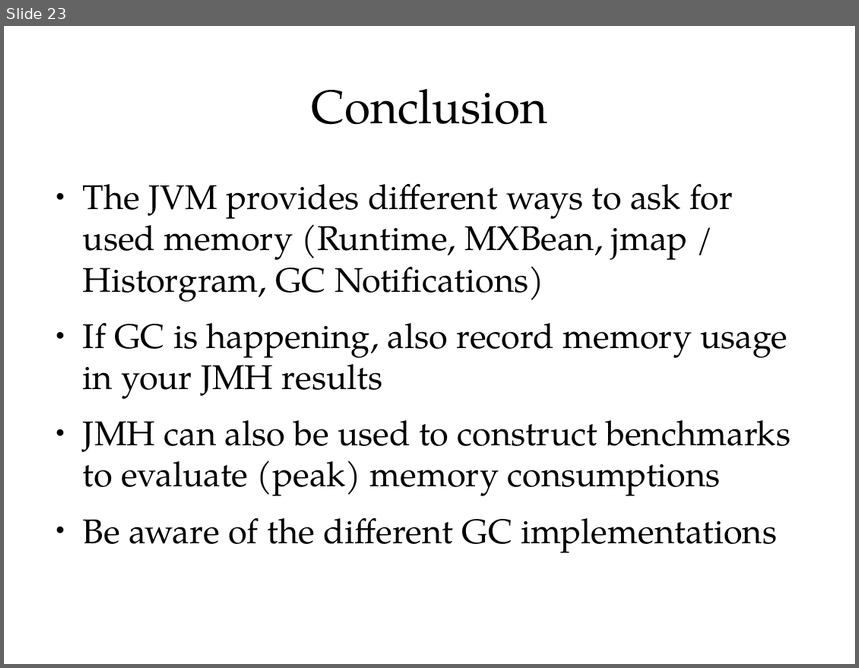
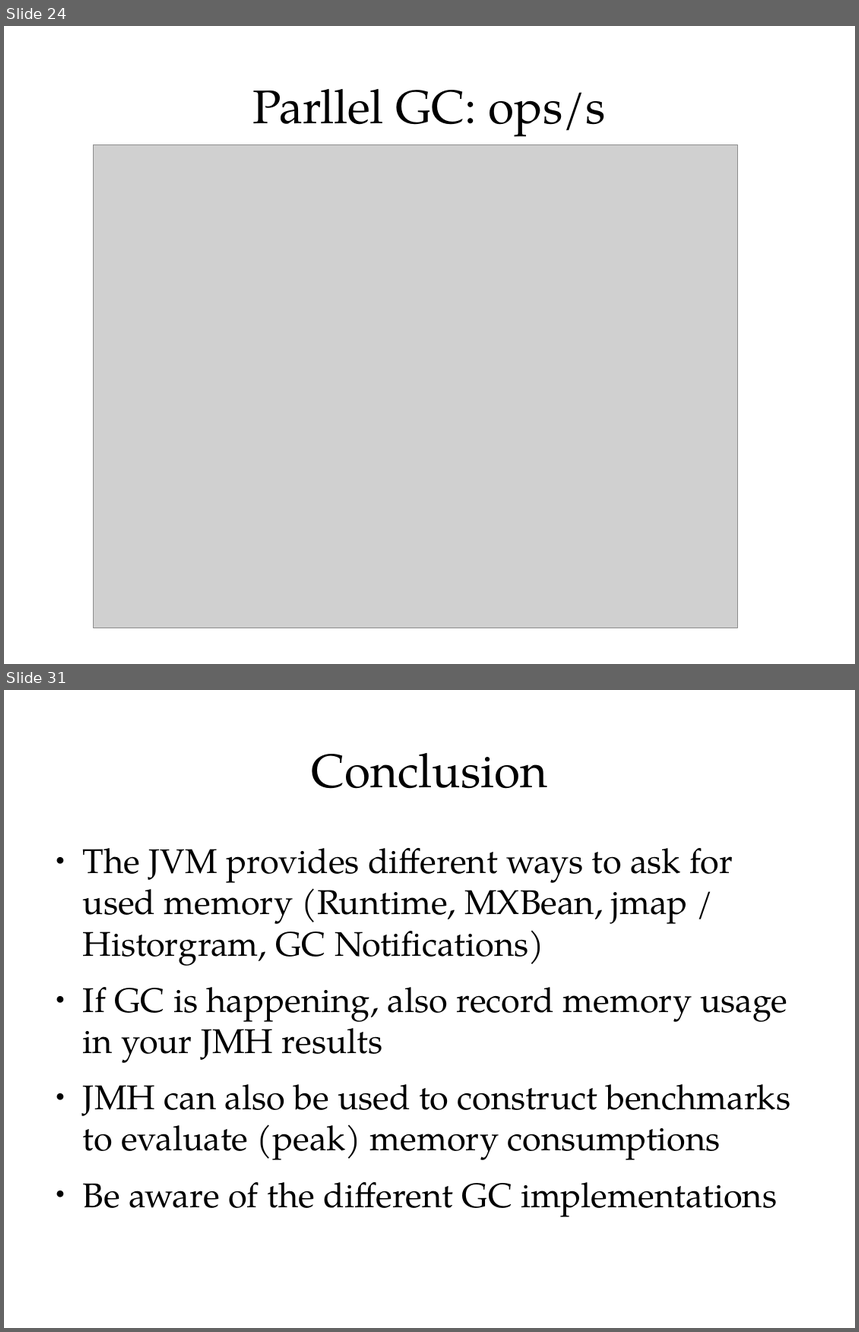
Before and after one commit to cruftex/talk-benchmark-memory, a slide deck: benchmark-memory-with-jmh.odp. Shown one above the other, each under a label of ours: slide 23 before the commit, slides 24 and 31 after it; the slides between them are not shown. The pictures are 859x668 and 859x1332 pixels, drawn with LibreOffice and Linux fonts; fonts in the diff are those of the drawing; grey boxes stand for pictures. Boxes give left, top, right and bottom in pixels: in the first picture for what was removed or moved away, otherwise in the second. Text is boxed around its words. In the diff, an @@ line names an element or a change of style, - is before the commit and + after.

```diff
--- a/benchmark-memory-with-jmh.odp
+++ b/benchmark-memory-with-jmh.odp
@@ slide 24 added at (4,26,855,664), background #FFFFFF @@
@@ title added at (253,89,606,137), 44 pt, text #000000 @@
+Parllel GC: ops/s
@@ picture added at (94,145,738,629) @@
@@ what was slide 23 is now slide 31 @@
```
Also in this commit, not shown: 1 slide changed, 10 other slides added, 3 slides removed, 1 other file.
